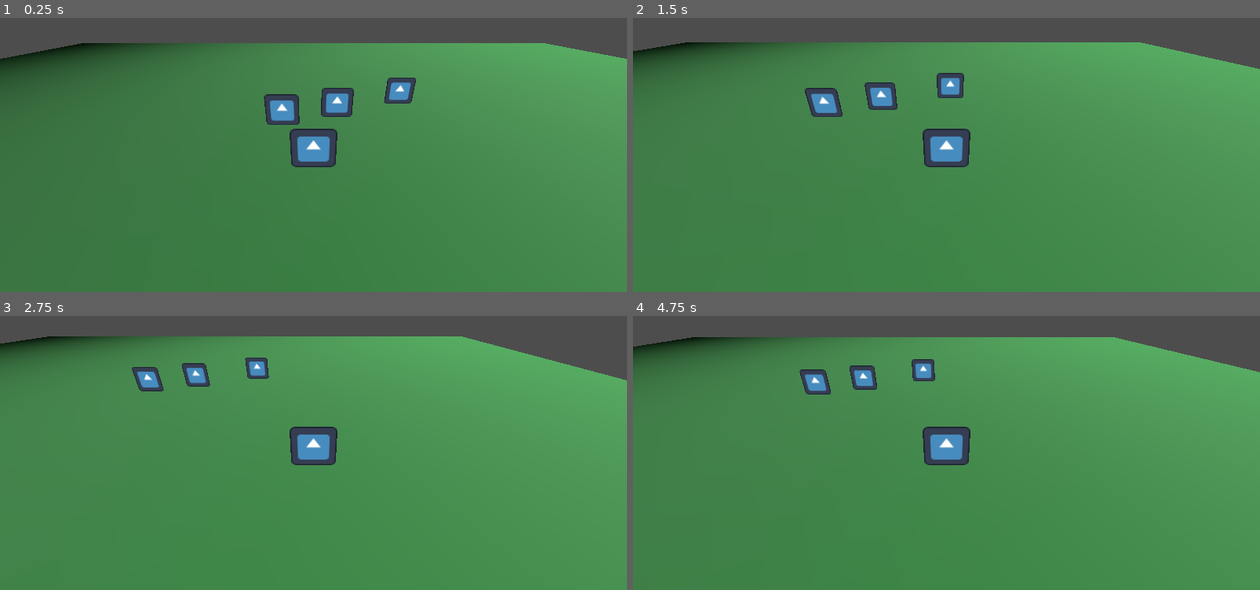
Above: before the commit, frames 1-4 (two rows, left to right).
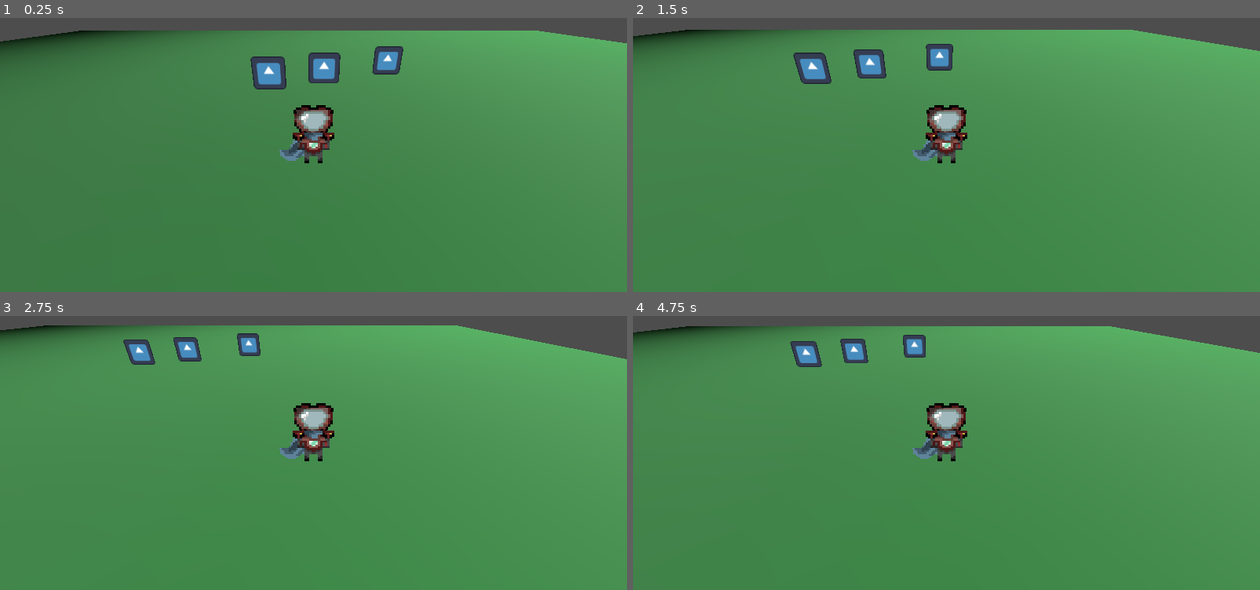
Above: after the commit, the same moments.

Repository: Guilherme-souzae/OctoRPG
Game: Godot game, scene res://Scenes/world.tscn
The game is run twice, just before and just after one commit, with the same random seed, the same clock (stepped at 60 frames per second) and the same inputs. The engine's default icon, where the game draws it, is replaced by a stand-in: a white triangle on a blue panel in a dark square.
Inputs:
- Up to frame 1 (0.25 s): no input
- Up to frame 2 (1.5 s): tap Enter at 0.5 s; hold D (move_right) 0.53-1.28 s; tap E (interact) at 0.6 s; hold S (move_back) from 1.28 s (still down); tap W (move_front) at 1.35 s
- Up to frame 3 (2.75 s): release S (move_back) at 2.03 s; hold D (move_right) from 2.03 s (still down); tap E (interact) at 2.1 s
- Up to frame 4 (4.75 s): tap W (move_front) at 2.85, 4.35 s; release D (move_right) at 3.53 s; hold A (move_left) from 3.53 s (still down); tap E (interact) at 3.6 s

The runs differ from the first frame. In frame 1, 12% of the frame differs, in the area x 0-100%, y 4-55%; in frame 2, 11%; in frame 3, 9.4%; in frame 4, 9.7%.

Commit message:
feature: sprite

Diff:
--- a/octo-rpg/Scenes/exploration_character.tscn
+++ b/octo-rpg/Scenes/exploration_character.tscn
@@ -1,19 +1,42 @@
-[gd_scene load_steps=4 format=3 uid="uid://btpvxca8eyqbo"]
+[gd_scene load_steps=8 format=3 uid="uid://btpvxca8eyqbo"]
 
-[ext_resource type="Texture2D" uid="uid://bijqimc864s5m" path="res://icon.svg" id="1_ewi63"]
 [ext_resource type="Script" uid="uid://dga2ktfe74831" path="res://Scripts/exploration_character.gd" id="1_y6pqq"]
+[ext_resource type="Texture2D" uid="uid://df78fxctl445h" path="res://Assets/amogas.png" id="2_y6pqq"]
 
 [sub_resource type="BoxShape3D" id="BoxShape3D_y6pqq"]
 size = Vector3(1, 1, 0.23327637)
 
+[sub_resource type="AtlasTexture" id="AtlasTexture_57m04"]
+atlas = ExtResource("2_y6pqq")
+region = Rect2(0, 0, 32, 32)
+
+[sub_resource type="AtlasTexture" id="AtlasTexture_gy388"]
+atlas = ExtResource("2_y6pqq")
+region = Rect2(32, 0, 32, 32)
+
+[sub_resource type="AtlasTexture" id="AtlasTexture_x6nlm"]
+atlas = ExtResource("2_y6pqq")
+region = Rect2(64, 0, 32, 32)
+
+[sub_resource type="SpriteFrames" id="SpriteFrames_nbxg3"]
+animations = [{
+"frames": [{
+"duration": 1.0,
+"texture": SubResource("AtlasTexture_57m04")
+}, {
+"duration": 1.0,
+"texture": SubResource("AtlasTexture_gy388")
+}, {
+"duration": 1.0,
+"texture": SubResource("AtlasTexture_x6nlm")
+}],
+"loop": true,
+"name": &"idle_front",
+"speed": 15.0
+}]
+
 [node name="CharacterBody3D" type="CharacterBody3D"]
 script = ExtResource("1_y6pqq")
-
-[node name="Sprite3D" type="Sprite3D" parent="."]
-texture = ExtResource("1_ewi63")
-
-[node name="Camera3D" type="Camera3D" parent="Sprite3D"]
-transform = Transform3D(1, 0, 0, 0, 0.89171857, 0.45259035, 0, -0.45259035, 0.89171857, 0, 3.6991043, 5.26199)
 
 [node name="CollisionShape3D" type="CollisionShape3D" parent="."]
 transform = Transform3D(1, 0, 0, 0, 1, 0, 0, 0, 1, 0, 0, -0.00579834)
@@ -21,3 +44,15 @@
 
 [node name="RayCast3D" type="RayCast3D" parent="."]
 target_position = Vector3(0, 0, -1.5)
+
+[node name="AnimatedSprite3D" type="AnimatedSprite3D" parent="."]
+offset = Vector2(0, 4.945)
+pixel_size = 0.0475
+texture_filter = 0
+sprite_frames = SubResource("SpriteFrames_nbxg3")
+animation = &"idle_front"
+frame = 2
+frame_progress = 0.42515713
+
+[node name="Camera3D" type="Camera3D" parent="AnimatedSprite3D"]
+transform = Transform3D(1, 0, 0, 0, 0.89171857, 0.45259035, 0, -0.45259035, 0.89171857, 0, 2.6441925, 3.98274)
--- a/octo-rpg/Scenes/world.tscn
+++ b/octo-rpg/Scenes/world.tscn
@@ -25,9 +25,6 @@
 [node name="CollisionShape3D" type="CollisionShape3D" parent="StaticBody3D"]
 shape = SubResource("WorldBoundaryShape3D_a02cp")
 
-[node name="CharacterBody3D" parent="." instance=ExtResource("1_a02cp")]
-transform = Transform3D(1, 0, 0, 0, 1, 0, 0, 0, 1, 0, 0.67442966, 0)
-
 [node name="OmniLight3D" type="OmniLight3D" parent="."]
 transform = Transform3D(1, 0, 0, 0, 1, 0, 0, 0, 1, 32.272423, 32.75312, 0)
 omni_range = 71.591
@@ -41,3 +38,6 @@
 
 [node name="ExplorationProp3" parent="." instance=ExtResource("4_8j60k")]
 transform = Transform3D(1, 0, 0, 0, 1, 0, 0, 0, 1, 3.9346251, 0.64, -4.5871387)
+
+[node name="CharacterBody3D" parent="." instance=ExtResource("1_a02cp")]
+transform = Transform3D(1, 0, 0, 0, 1, 0, 0, 0, 1, 0.5216856, 0.52511203, 2.0245376)
--- a/octo-rpg/project.godot
+++ b/octo-rpg/project.godot
@@ -52,3 +52,7 @@
 "events": [Object(InputEventKey,"resource_local_to_scene":false,"resource_name":"","device":-1,"window_id":0,"alt_press …(192 unchanged characters)…
 ]
 }
+
+[rendering]
+
+textures/canvas_textures/default_texture_filter=0
Binary file added: octo-rpg/Assets/amogas.png
Not shown, added: octo-rpg/Assets/amogas.png.import
